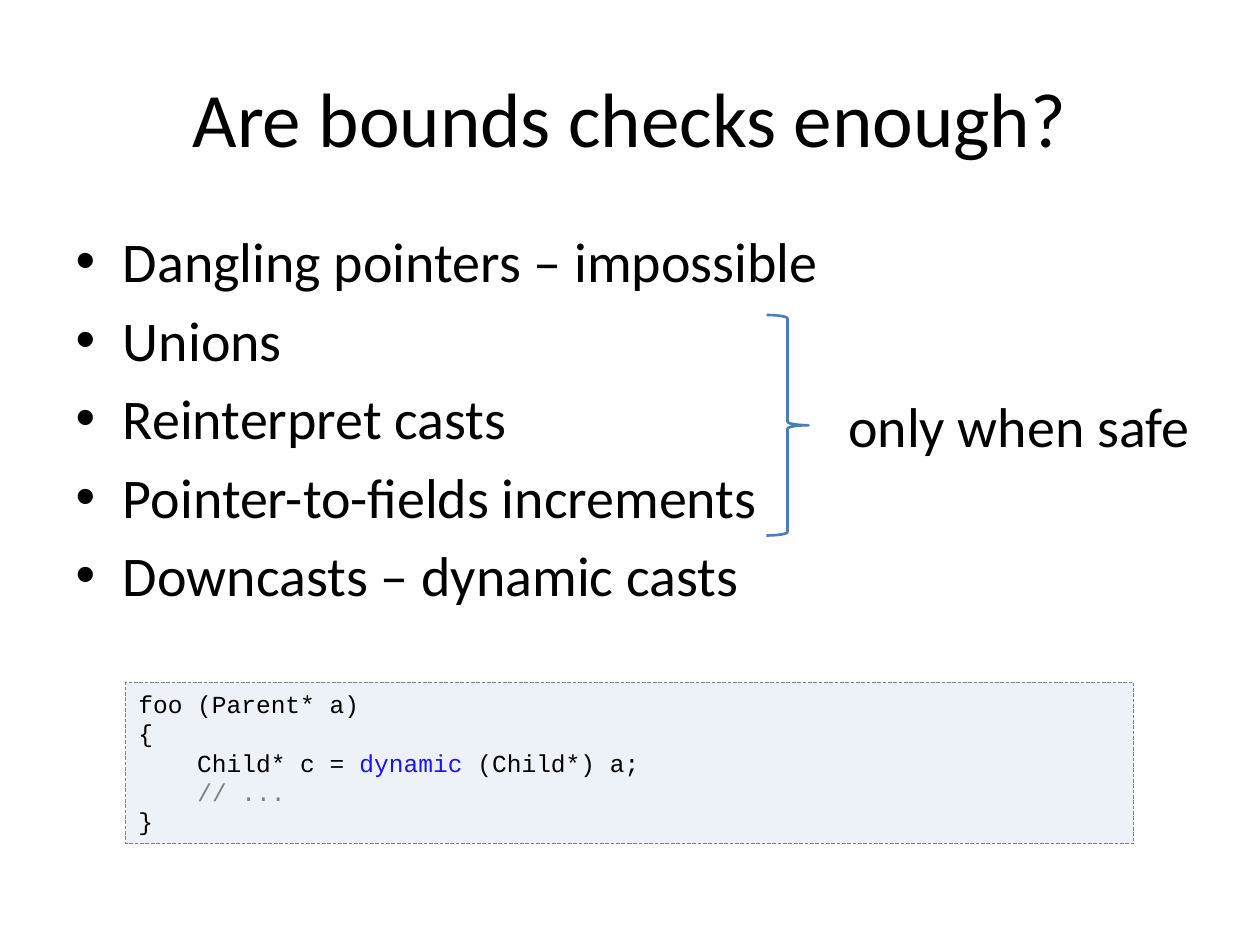
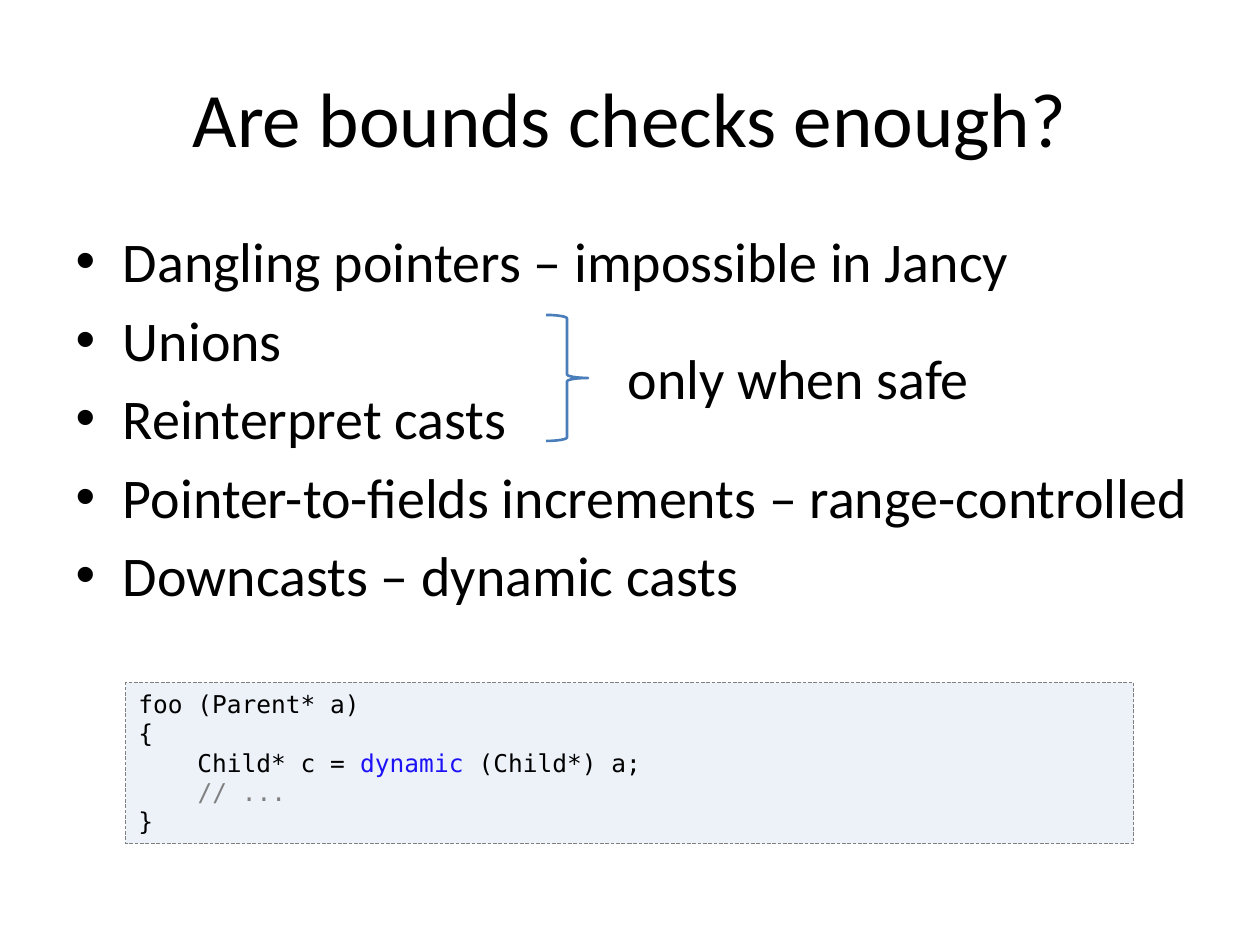
Before and after one commit to vovkos/jancy, a slide deck: slide 18 of doc/pres/Jancy FOSDEM 2016.pptx (slide 17 before the commit). Drawn at 1260x945 pixels with LibreOffice and Linux fonts; fonts in the diff are those of the drawing. Boxes give left, top, right and bottom in pixels: in the first picture for what was removed or moved away, otherwise in the second. Text is boxed around its words. In the diff, an @@ line names an element or a change of style, - is before the commit and + after.

```diff
--- a/doc/pres/Jancy FOSDEM 2016.pptx
+++ b/doc/pres/Jancy FOSDEM 2016.pptx
@@ text at (x1=123, y1=243, x2=1008, y2=292): text changed @@
-• Dangling pointers – impossible
+• Dangling pointers – impossible in Jancy
@@ right brace resized from (x1=766, y1=315, x2=808, y2=536) to (x1=546, y1=315, x2=587, y2=441) @@
@@ text "only when safe" moved from (x1=848, y1=408, x2=1189, y2=456) to (x1=628, y1=360, x2=969, y2=408) @@
@@ text at (x1=123, y1=479, x2=1187, y2=528): text changed @@
-• Pointer-to-fields increments
+• Pointer-to-fields increments – range-controlled
@@ rectangle "foo (Parent* a)" at (x1=126, y1=683, x2=1134, y2=844): font Courier New to DejaVu Sans Mono @@
```
Also in this commit, not shown: 43 other slides changed, 1 other file.
